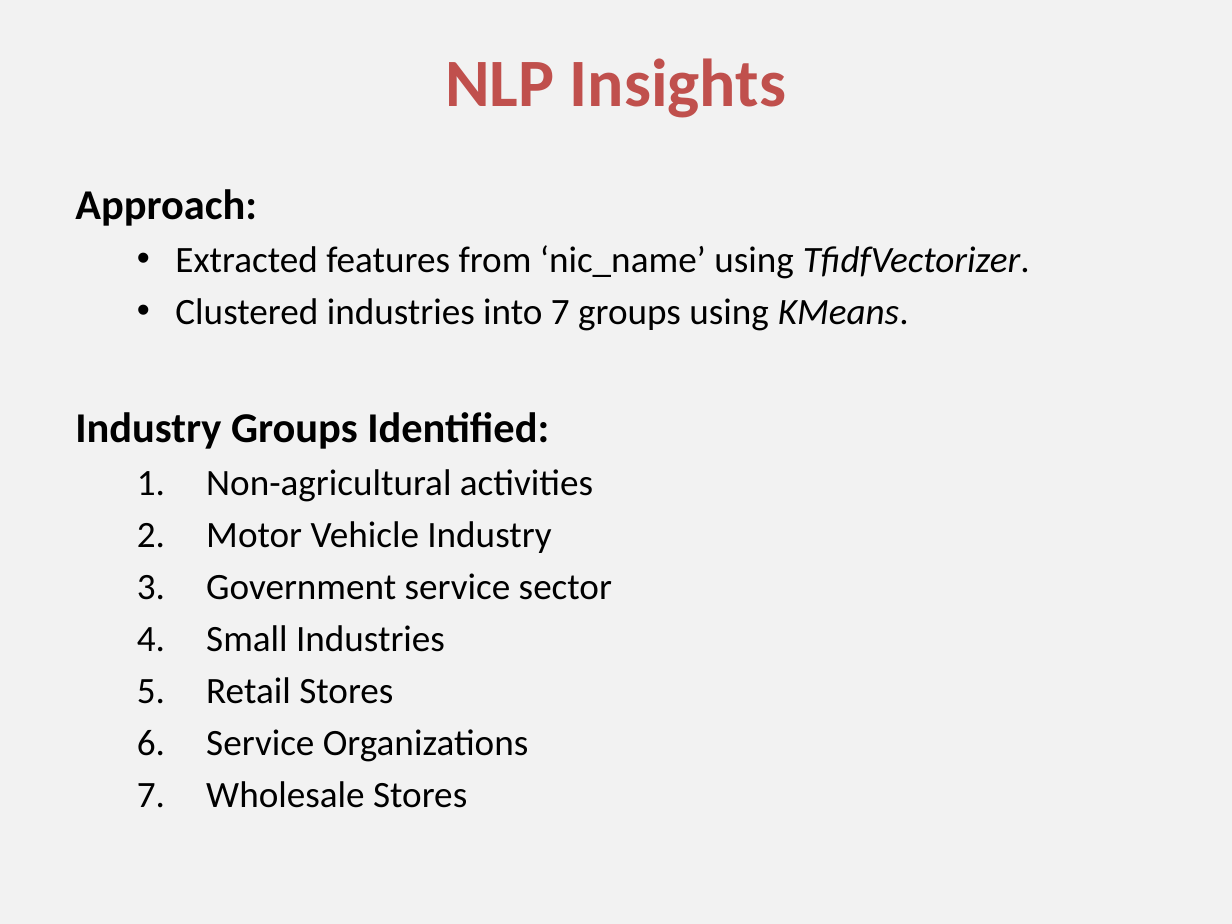
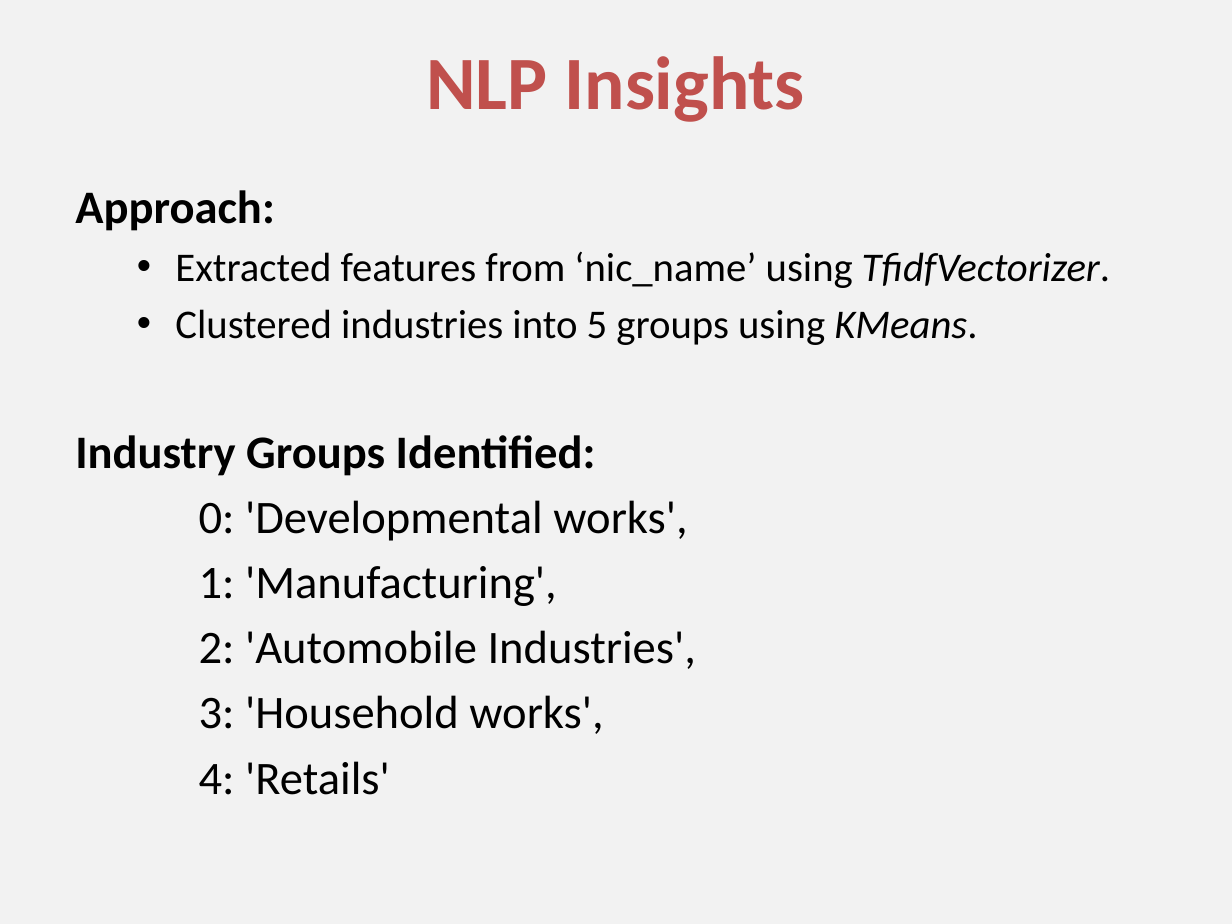
Before and after one commit to Thejasrajsathyamoorthy/Industrial-Human-Resources, a slide deck: slide 11 of I_HR Presentation.pptx. Drawn at 1232x924 pixels with LibreOffice and Linux fonts; fonts in the diff are those of the drawing. Boxes give left, top, right and bottom in pixels: in the first picture for what was removed or moved away, otherwise in the second. Text is boxed around its words. In the diff, an @@ line names an element or a change of style, - is before the commit and + after.

```diff
--- a/I_HR Presentation.pptx
+++ b/I_HR Presentation.pptx
@@ title "NLP Insights" at [426, 56, 805, 122]: size 39.6 to 44 pt @@
@@ text at [75, 190, 1110, 476]: size 24.8 to 27.2 pt in "Approach:", "Industry Groups Identified:"; size 21.7 to 23.8 pt in "Extracted features from ‘nic_name’ using TfidfVectorizer." @@
@@ text at [175, 309, 977, 345]: text changed; size 21.7 to 23.8 pt @@
-  • Clustered industries into 7 groups using KMeans.
+  • Clustered industries into 5 groups using KMeans.
@@ text at [199, 500, 696, 795]: text changed; size 21.7 to 27.2 pt @@
-  1. Non-agricultural activities
-  2. Motor Vehicle Industry
-  3. Government service sector
-  4. Small Industries
-  5. Retail Stores
-  6. Service Organizations
-  7. Wholesale Stores
+0: 'Developmental works',
+1: 'Manufacturing',
+2: 'Automobile Industries',
+3: 'Household works',
+4: 'Retails'
```
Also in this commit, not shown: 7 other slides changed, 2 slides added, 1 slide removed.
